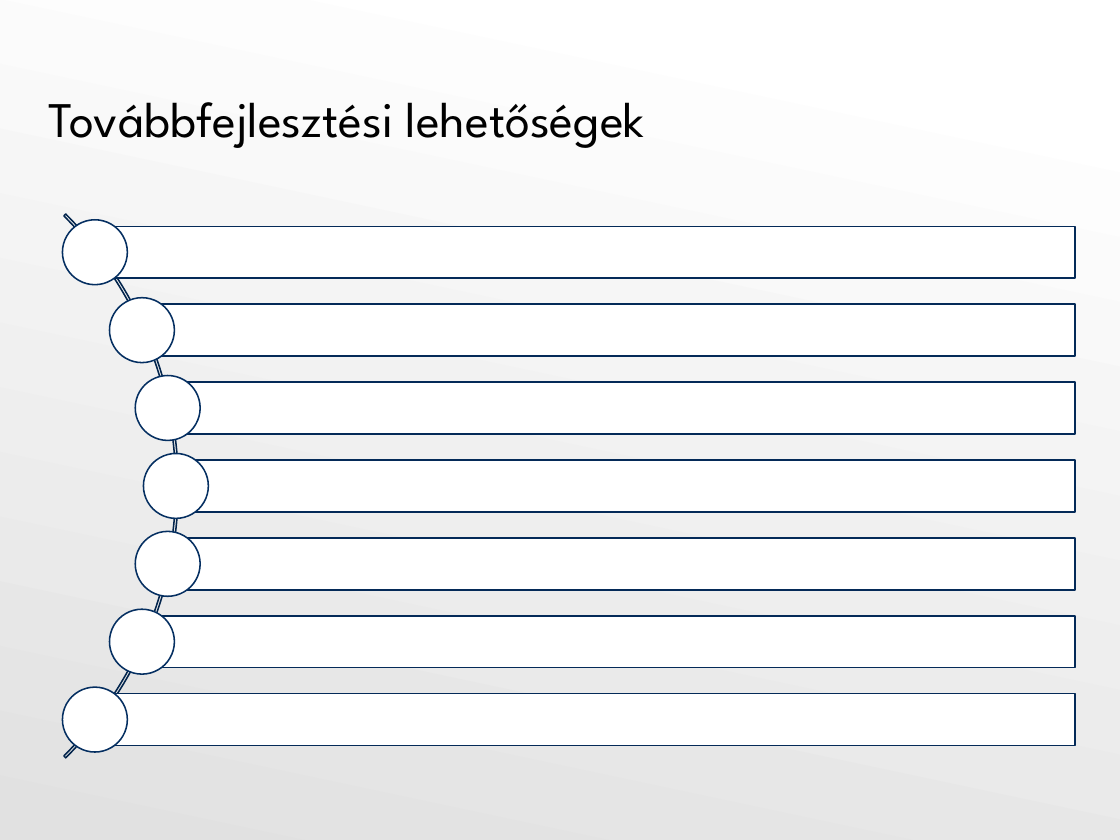
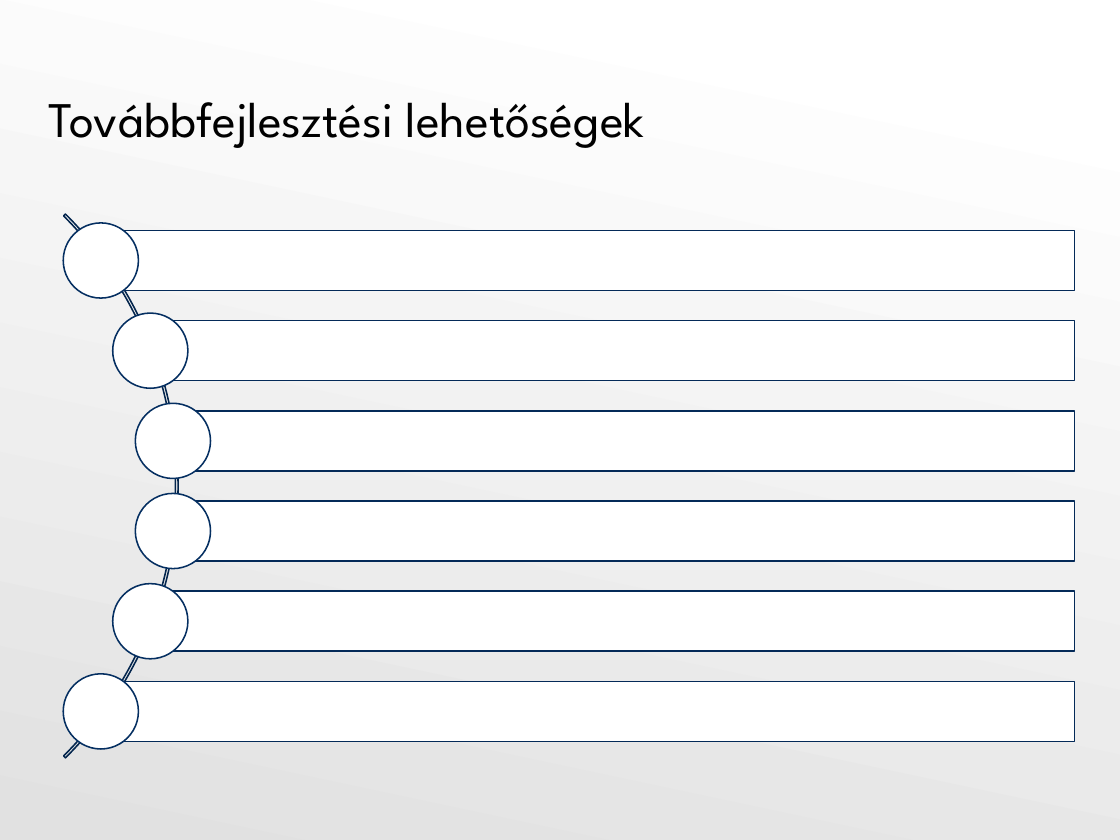
Before and after one commit to Tiegris/KonstrainR, a slide deck: slide 17 of ppt/prezi.pptx (slide 16 before the commit). Drawn at 1120x840 pixels with LibreOffice and Linux fonts; fonts in the diff are those of the drawing. Boxes give left, top, right and bottom in pixels: in the first picture for what was removed or moved away, otherwise in the second. Text is boxed around its words. In the diff, an @@ line names an element or a change of style, - is before the commit and + after.

```diff
--- a/ppt/prezi.pptx
+++ b/ppt/prezi.pptx
@@ ellipse: place and size @@
-ellipse at [63, 220, 128, 284]
+ellipse at [63, 223, 138, 298]
@@ rectangle: place and size @@
-rectangle at [95, 226, 1075, 278]
+rectangle at [101, 231, 1075, 291]
@@ ellipse: place and size @@
-ellipse at [110, 298, 175, 363]
+ellipse at [113, 314, 188, 389]
@@ text "Hibatűrés, tesztek": place and size @@
-text "Hibatűrés, tesztek" at [183, 302, 432, 353]
+text "Hibatűrés, tesztek" at [198, 318, 481, 376]
@@ rectangle: place and size @@
-rectangle at [142, 305, 1075, 356]
+rectangle at [150, 320, 1074, 381]
@@ ellipse: place and size @@
-ellipse at [136, 375, 200, 440]
+ellipse at [136, 403, 211, 478]
@@ text "Refaktorálás, code quality improvement": place and size @@
-text "Refaktorálás, code quality improvement" at [209, 380, 762, 431]
+text "Refaktorálás, code quality improvement" at [221, 409, 850, 467]
@@ rectangle: place and size @@
-rectangle at [168, 382, 1075, 433]
+rectangle at [172, 411, 1074, 472]
@@ ellipse removed at [143, 454, 208, 519] @@
@@ rectangle removed at [176, 460, 1075, 512] @@
@@ ellipse: place and size @@
-ellipse at [136, 531, 200, 596]
+ellipse at [136, 494, 211, 569]
@@ size 22 to 25 pt; more space between paragraphs in 6 elements at [149, 679, 691, 737], [149, 228, 445, 286], [198, 318, 481, 376], [198, 589, 526, 647], [221, 409, 850, 467], [221, 499, 655, 557] @@
@@ text "Authentikáció, Authorizáció": place and size @@
-text "Authentikáció, Authorizáció" at [217, 458, 599, 509]
+text "Authentikáció, Authorizáció" at [221, 499, 655, 557]
@@ rectangle: place and size @@
-rectangle at [168, 538, 1075, 589]
+rectangle at [172, 501, 1074, 561]
@@ text removed at [209, 536, 787, 587] @@
-Gyorsabb build, vékonyabb builder image
@@ ellipse: place and size @@
-ellipse at [110, 609, 175, 674]
+ellipse at [113, 584, 188, 659]
@@ text "Teljes esettanulmány": place and size @@
-text "Teljes esettanulmány" at [183, 613, 472, 664]
+text "Teljes esettanulmány" at [198, 589, 526, 647]
@@ rectangle: place and size @@
-rectangle at [142, 616, 1075, 668]
+rectangle at [150, 591, 1074, 652]
@@ ellipse: place and size @@
-ellipse at [63, 688, 128, 753]
+ellipse at [63, 674, 138, 749]
@@ text "Beépített, előre definiált szabályok": place and size @@
-text "Beépített, előre definiált szabályok" at [136, 691, 614, 742]
+text "Beépített, előre definiált szabályok" at [149, 679, 691, 737]
@@ rectangle: place and size @@
-rectangle at [95, 693, 1075, 745]
+rectangle at [101, 681, 1075, 741]
```
Also in this commit, not shown: 2 other slides changed, 1 slide added, 7 other files.
